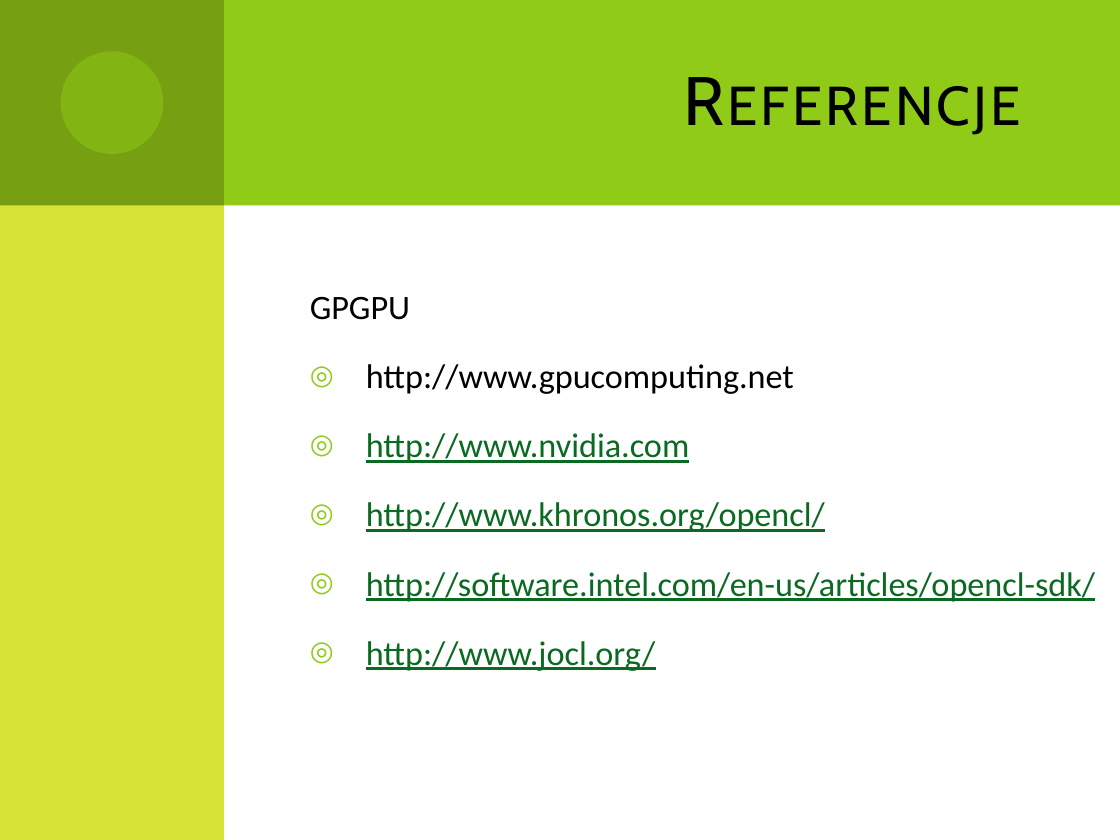
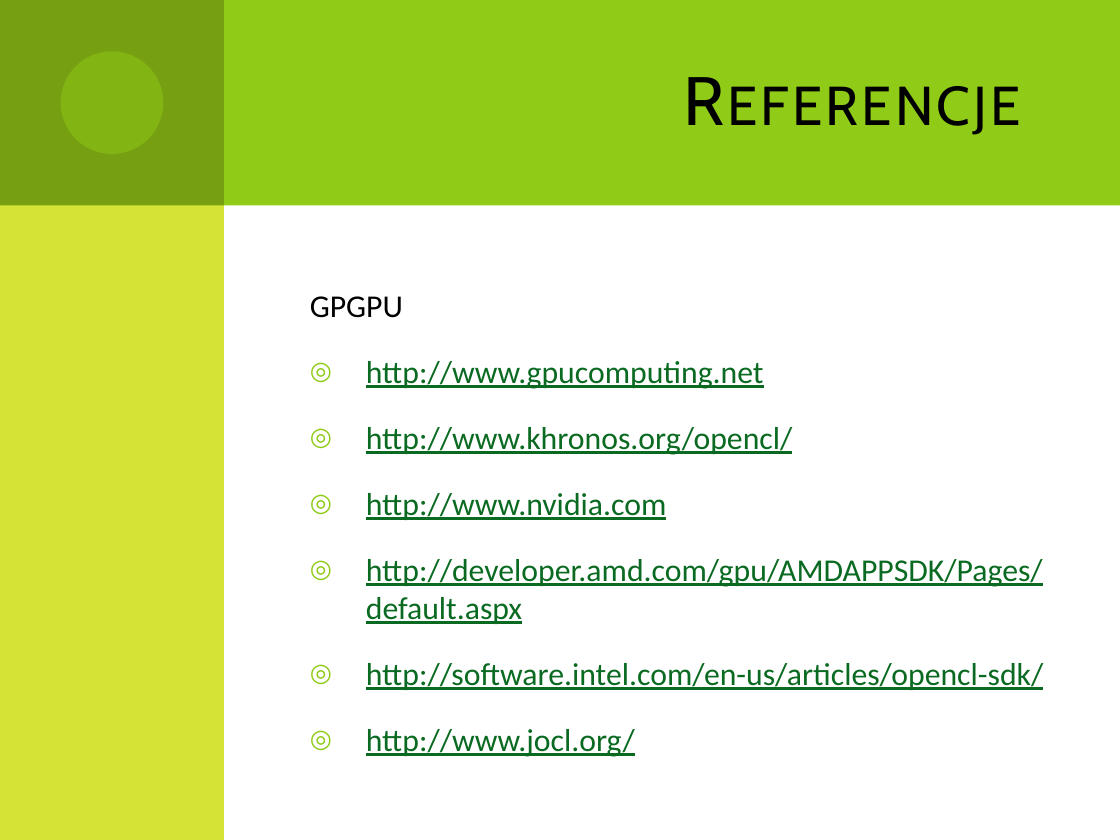
Before and after one commit to Dzess/DMARF, a slide deck: slide 14 of presentation/GPGPU_in_data_minig.pptx (slide 13 before the commit). Drawn at 1120x840 pixels with LibreOffice and Linux fonts; fonts in the diff are those of the drawing. Boxes give left, top, right and bottom in pixels: in the first picture for what was removed or moved away, otherwise in the second. Text is boxed around its words. In the diff, an @@ line names an element or a change of style, - is before the commit and + after.

Commit message:
Tweaking presentation stubs, adding support for the two chunk tests

```diff
--- a/presentation/GPGPU_in_data_minig.pptx
+++ b/presentation/GPGPU_in_data_minig.pptx
@@ text at <box>310,296,1044,757</box>: size 22 to 20.4 pt in "GPGPU", "http://www.gpucomputing.net", "http://www.nvidia.com", "http://software.intel.com/en-us/articles/opencl-sdk/" and 1 more places; text colour #000000 to #0A6A21, underline on in "http://www.gpucomputing.net" @@
@@ text at <box>366,427,792,455</box>: paragraph added @@
+◎ http://www.khronos.org/opencl/
@@ text at <box>366,559,1043,624</box>: text changed; size 22 to 20.4 pt @@
-◎ http://www.khronos.org/opencl/
+◎ http://developer.amd.com/gpu/AMDAPPSDK/Pages/default.aspx
```
Also in this commit, not shown: 1 other file.
